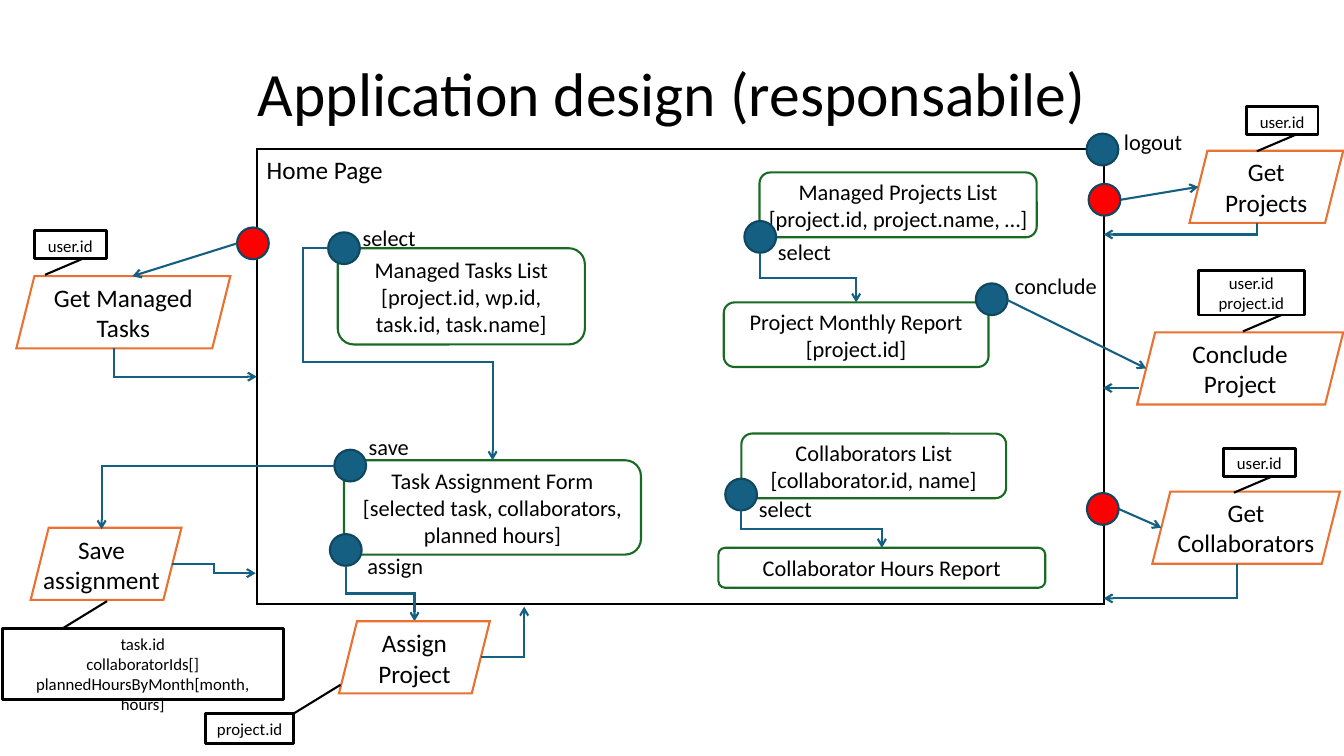
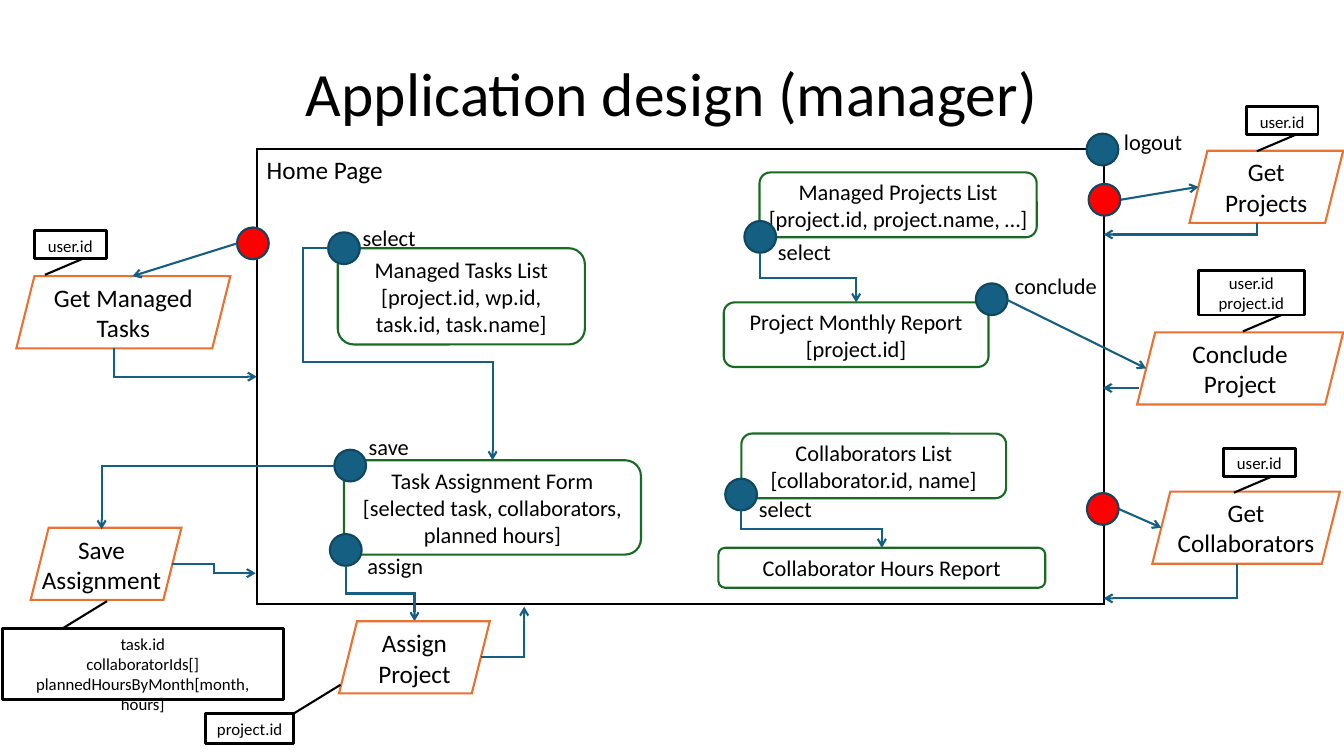
Before and after one commit to gilbertobrambilla/tiw-2026-html, a slide deck: slide 32 of docs/TIW_documentazione.pptx (slide 31 before the commit). Drawn at 1344x756 pixels with LibreOffice and Linux fonts; fonts in the diff are those of the drawing. Boxes give left, top, right and bottom in pixels: in the first picture for what was removed or moved away, otherwise in the second. Text is boxed around its words. In the diff, an @@ line names an element or a change of style, - is before the commit and + after.

```diff
--- a/docs/TIW_documentazione.pptx
+++ b/docs/TIW_documentazione.pptx
@@ text at (306,71,1036,127): text changed @@
-Application design (responsabile)
+Application design (manager)
@@ text at (42,542,161,594): text changed @@
-Save assignment
+Save Assignment
```
Also in this commit, not shown: 16 other slides changed, 8 slides added.
